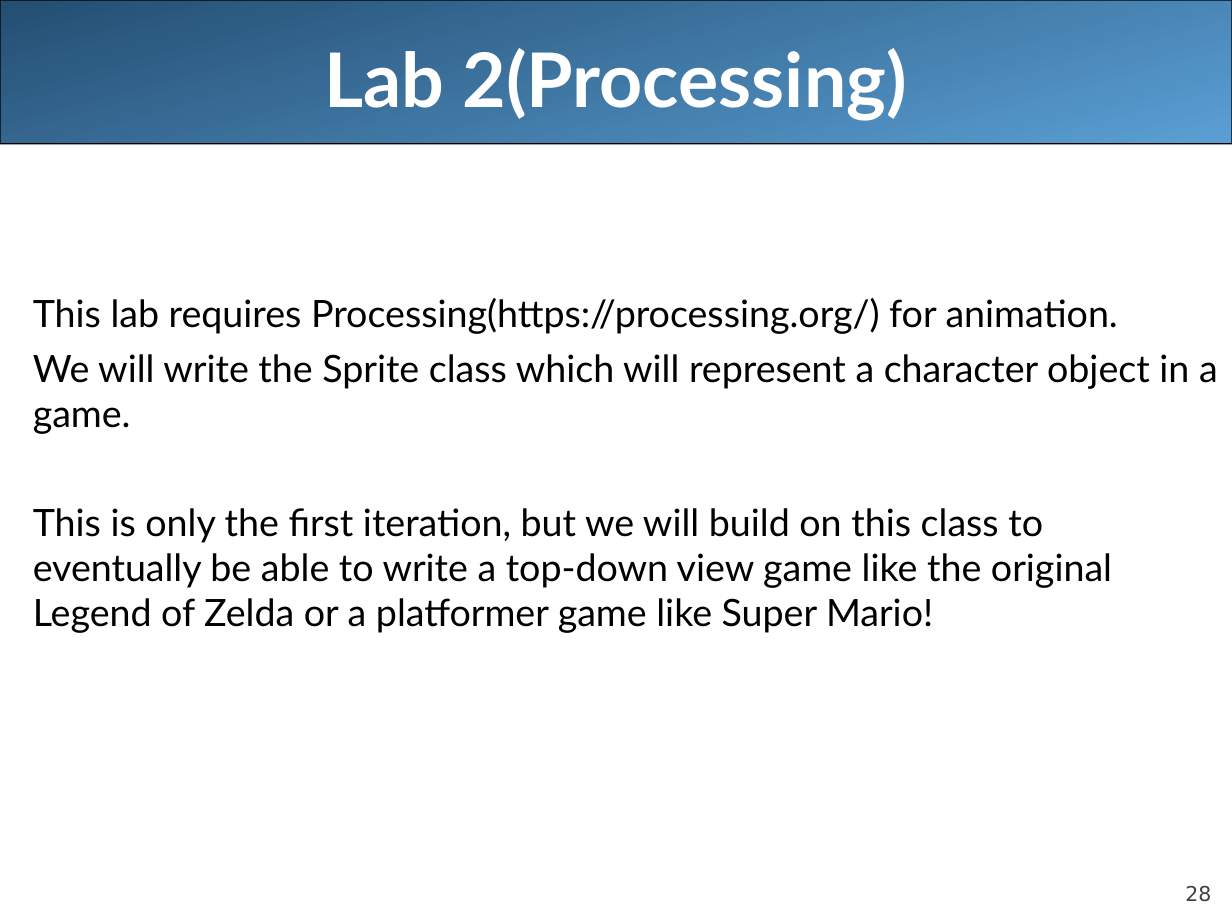
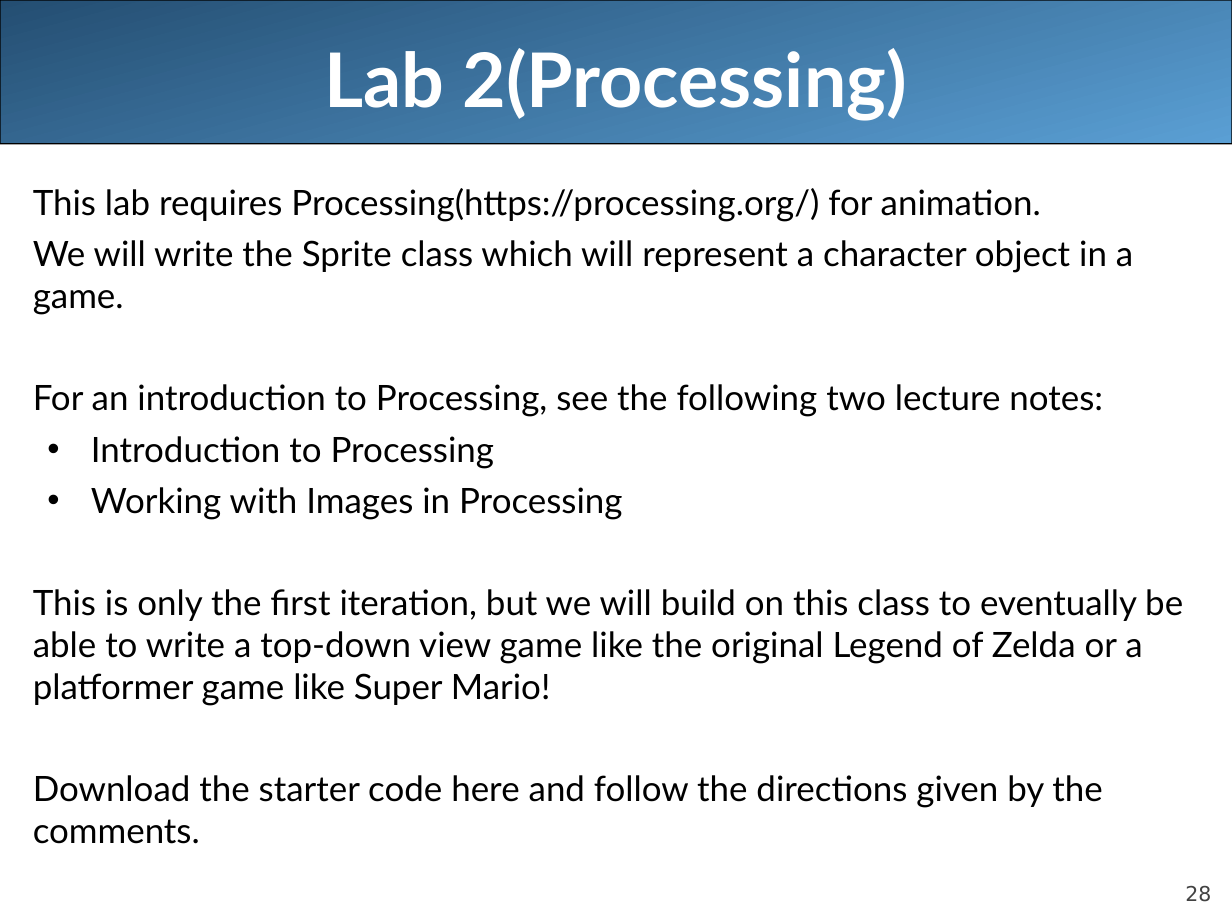
Before and after one commit to LongBaoNguyen/longbaonguyen.github.io, a slide deck: slide 28 of courses/apcsa/lecture13.ppt. Drawn at 1232x924 pixels with LibreOffice and Linux fonts; fonts in the diff are those of the drawing. Boxes give left, top, right and bottom in pixels: in the first picture for what was removed or moved away, otherwise in the second. Text is boxed around its words. In the diff, an @@ line names an element or a change of style, - is before the commit and + after.

```diff
--- a/courses/apcsa/lecture13.ppt
+++ b/courses/apcsa/lecture13.ppt
@@ text at bbox=[33, 188, 1183, 706]: size 22 to 20.4 pt in "This lab requires Processing(https://processing.org/) for an ...", "We will write the Sprite class which ...", "This is only the first iteration, but ..." @@
@@ text at bbox=[33, 384, 1103, 520]: paragraphs added @@
+For an introduction to Processing, see the following two lecture notes:
+• Introduction to Processing
+• Working with Images in Processing
@@ text at bbox=[33, 775, 1102, 844]: paragraph added @@
+Download the starter code here and follow the directions given by the comments.
```
Also in this commit, not shown: 1 slide removed, 5 other files.
